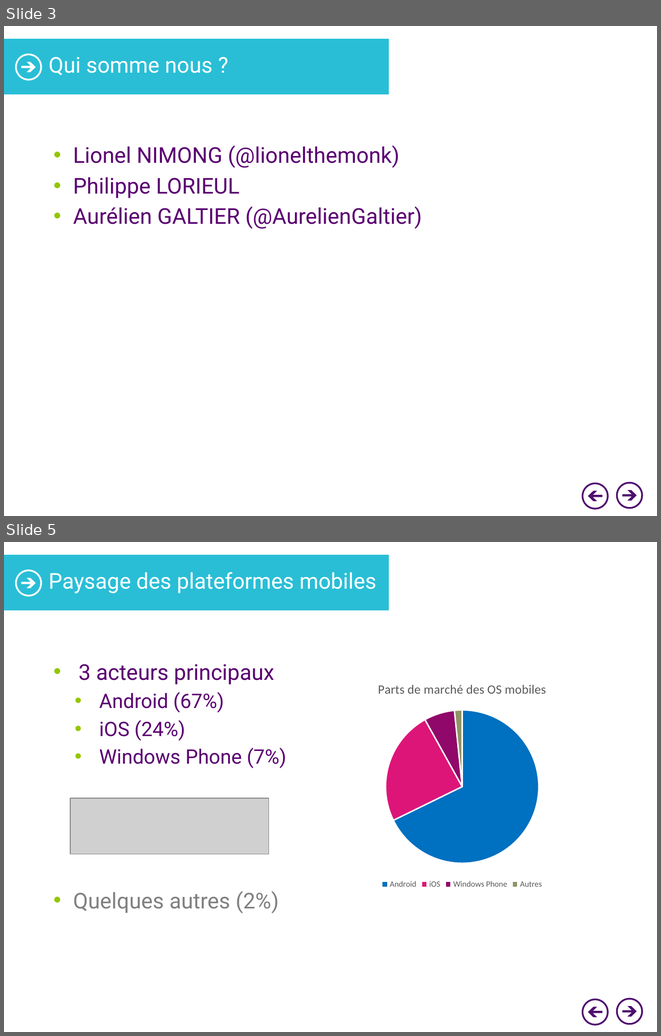
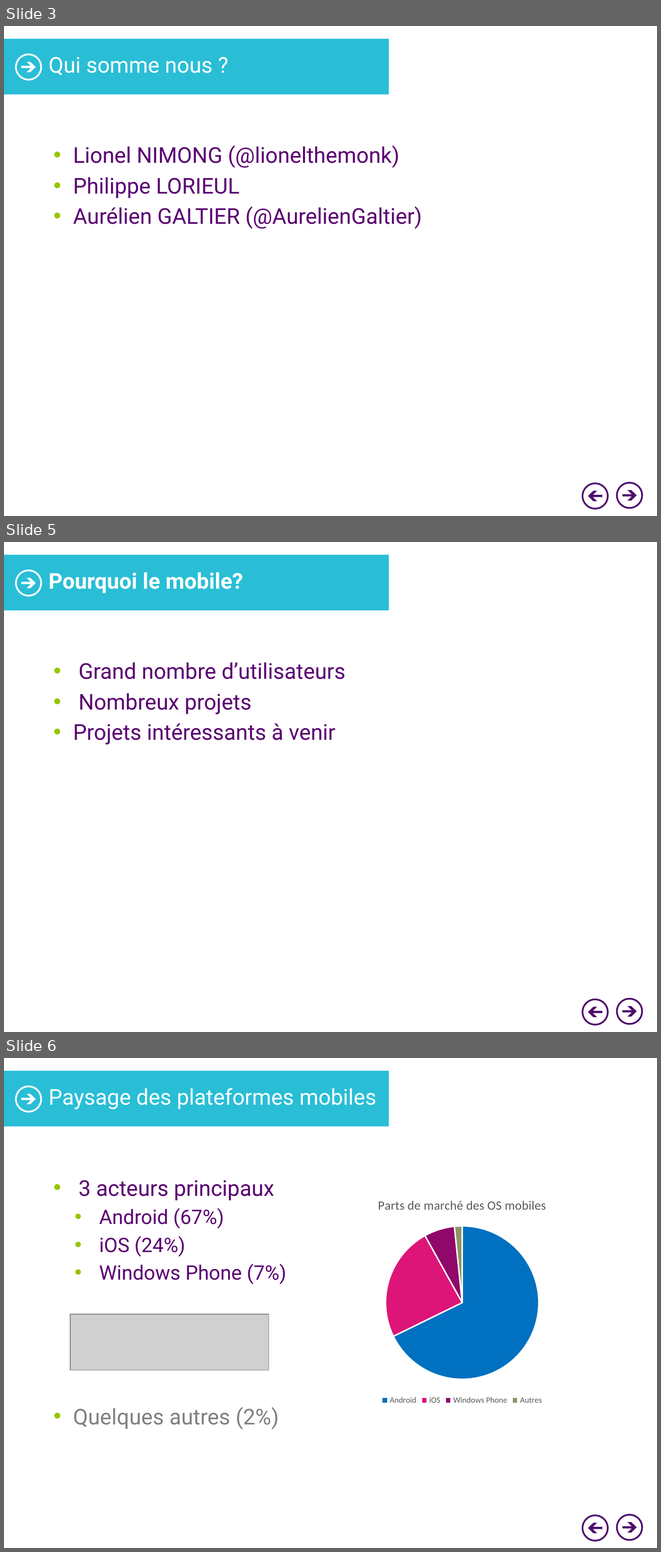
Before and after one commit to lnimong/prezxamarin, a slide deck: XamarinPrez.pptx. Shown one above the other, each under a label of ours: slides 3 and 5 before the commit, slides 3, 5 and 6 after it; the slides between them are not shown. The pictures are 661x1036 and 661x1552 pixels, drawn with LibreOffice and Linux fonts; fonts in the diff are those of the drawing; grey boxes stand for pictures; background and template pictures are left out. Boxes give left, top, right and bottom in pixels: in the first picture for what was removed or moved away, otherwise in the second. Text is boxed around its words. In the diff, an @@ line names an element or a change of style, - is before the commit and + after.

```diff
--- a/XamarinPrez.pptx
+++ b/XamarinPrez.pptx
@@ slide 5 added at (4,542,657,1032), background #FFFFFF; not listed: 7 template elements that a slide beside it also shows @@
@@ title added at (49,572,243,593), 24 pt, text #FFFFFF, bold @@
+Pourquoi le mobile?
@@ text added at (73,662,346,744), 24 pt, text #5A0071 @@
+• Grand nombre d’utilisateurs
+• Nombreux projets
+• Projets intéressants à venir
@@ what was slide 5 is now slide 6 @@
```
Also in this commit, not shown: 2 slides changed.
